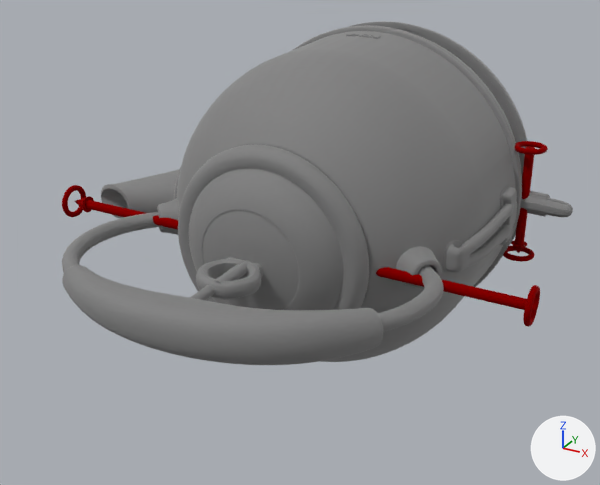
Two versions of the glTF model webpage/image_conditioned/results/articulated-models-5-010/mesh_parts_with_axes.glb, one commit apart.
Before and after are seen from a 50 mm camera at (0.754, -1.896, 0.658) aimed at (0.0, -0.526, -0.026). The lights are fixed; the arrows at lower right show +X, +Y and +Z. The picture after the commit comes second. Where no turn or scale is listed for an object, it has been applied to the vertices.

The first picture shows 'geometry_0', 'geometry_1', 'geometry_10', 'geometry_11', 'geometry_12', 'geometry_2', 'geometry_3', 'geometry_4', 'geometry_6', 'geometry_7', 'geometry_8', 'geometry_9' and 1 more.
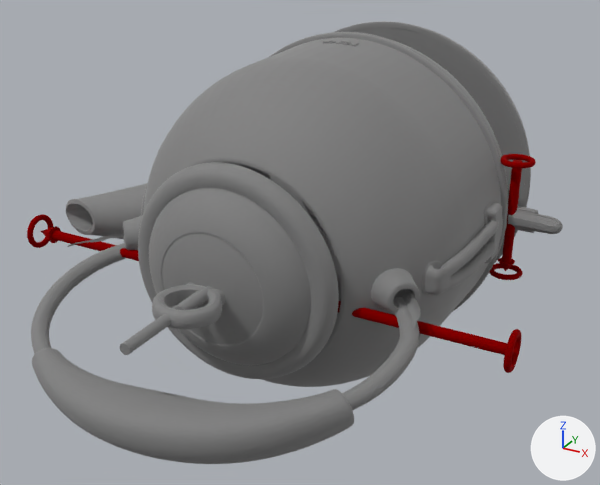
Diff of the bpy script that builds the scene:
```diff
--- a/webpage/image_conditioned/results/articulated-models-5-010/mesh_parts_with_axes.glb.py
+++ b/webpage/image_conditioned/results/articulated-models-5-010/mesh_parts_with_axes.glb.py
@@ ob_geometry_1 @@
 ob_geometry_1 = bpy.data.objects.new('geometry_1', me_geometry_1)
-ob_geometry_1.location = (0.0, 0.0, 0.0)
+ob_geometry_1.location = (0.001, -0.112, 0.003)
@@ ob_geometry_2 @@
 ob_geometry_2 = bpy.data.objects.new('geometry_2', me_geometry_2)
-ob_geometry_2.location = (0.0, 0.0, 0.0)
+ob_geometry_2.location = (0.001, -0.127, 0.002)
@@ ob_geometry_3 @@
 ob_geometry_3.parent = ob_world
-ob_geometry_3.location = (0.0, 0.0, 0.0)
+ob_geometry_3.location = (0.00352, -0.138, 0.156)
+ob_geometry_3.rotation_euler = (0.309, 0.00748, -0.00303)  # degrees (18, 0.4, -0.2)
@@ ob_geometry_4 @@
 ob_geometry_4.parent = ob_world
-ob_geometry_4.location = (0.0, 0.0, 0.0)
+ob_geometry_4.location = (0.000421, -0.118, 0.00261)
+ob_geometry_4.rotation_euler = (-0.000034, 0.000193, 0.0175)  # degrees (0, 0, 1)
@@ ob_geometry_6 @@
 ob_geometry_6 = bpy.data.objects.new('geometry_6', me_geometry_6)
-ob_geometry_6.location = (0.0, 0.0, 0.0)
+ob_geometry_6.location = (0.001, -0.127, 0.002)
@@ ob_geometry_7 @@
 ob_geometry_7.parent = ob_world
-ob_geometry_7.location = (0.0, 0.0, 0.0)
+ob_geometry_7.location = (0.00352, -0.138, 0.156)
+ob_geometry_7.rotation_euler = (0.309, 0.00748, -0.00303)  # degrees (18, 0.4, -0.2)
@@ ob_geometry_8 @@
 ob_geometry_8.parent = ob_world
-ob_geometry_8.location = (0.0, 0.0, 0.0)
+ob_geometry_8.location = (0.00352, -0.138, 0.156)
+ob_geometry_8.rotation_euler = (0.309, 0.00748, -0.00303)  # degrees (18, 0.4, -0.2)
@@ ob_geometry_9 @@
 ob_geometry_9.parent = ob_world
-ob_geometry_9.location = (0.0, 0.0, 0.0)
+ob_geometry_9.location = (0.00352, -0.138, 0.156)
+ob_geometry_9.rotation_euler = (0.309, 0.00748, -0.00303)  # degrees (18, 0.4, -0.2)
@@ ob_geometry_10 @@
 ob_geometry_10.parent = ob_world
-ob_geometry_10.location = (0.0, 0.0, 0.0)
+ob_geometry_10.location = (0.000421, -0.118, 0.00261)
+ob_geometry_10.rotation_euler = (-0.000034, 0.000193, 0.0175)  # degrees (0, 0, 1)
@@ ob_geometry_11 @@
 ob_geometry_11.parent = ob_world
-ob_geometry_11.location = (0.0, 0.0, 0.0)
+ob_geometry_11.location = (0.000421, -0.118, 0.00261)
+ob_geometry_11.rotation_euler = (-0.000034, 0.000193, 0.0175)  # degrees (0, 0, 1)
@@ ob_geometry_12 @@
 ob_geometry_12.parent = ob_world
-ob_geometry_12.location = (0.0, 0.0, 0.0)
+ob_geometry_12.location = (0.000421, -0.118, 0.00261)
+ob_geometry_12.rotation_euler = (-0.000034, 0.000193, 0.0175)  # degrees (0, 0, 1)
```

Pixel boxes [x1, y1, x2, y2] of what changed, in the pictures (600 x 485 px):
'geometry_1', moved
    before: [101, 25, 522, 362]
    after: [66, 32, 508, 387]
'geometry_3', moved, turned
    before: [62, 212, 443, 365]
    after: [31, 243, 420, 464]
'geometry_2', moved
    before: [178, 145, 369, 310]
    after: [138, 162, 339, 379]
'geometry_7', moved, turned
    before: [75, 196, 527, 310]
    after: [41, 226, 514, 355]
'geometry_4', moved, turned
    before: [520, 191, 573, 217]
    after: [508, 206, 563, 234]
'geometry_10', moved, turned
    before: [511, 146, 535, 253]
    after: [498, 160, 523, 271]
'geometry_6', moved
    before: [190, 264, 239, 301]
    after: [120, 291, 199, 355]
'geometry_8', moved, turned
    before: [523, 285, 540, 327]
    after: [503, 329, 522, 373]
'geometry_9', moved, turned
    before: [62, 185, 86, 217]
    after: [27, 214, 53, 248]
'geometry_11', moved, turned
    before: [515, 141, 548, 155]
    after: [501, 154, 536, 169]
'geometry_12', moved, turned
    before: [503, 246, 534, 262]
    after: [489, 263, 523, 280]
'geometry_0', unchanged, uncovered by the edit
    before: [349, 21, 527, 245]
    after: [270, 21, 531, 275]
